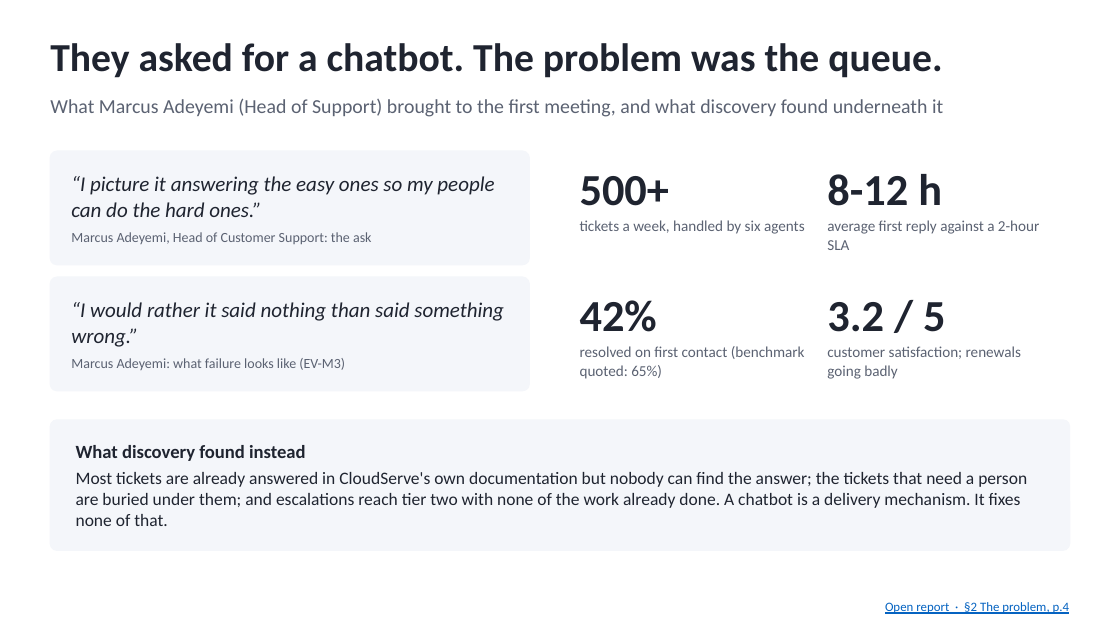
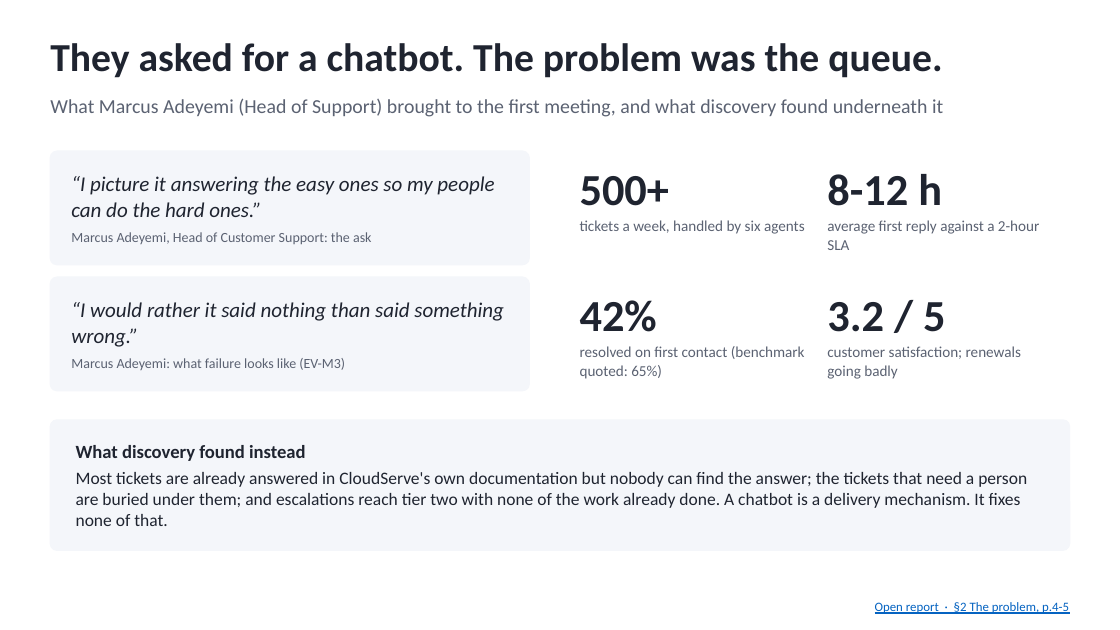
Before and after one commit to coolalok/fde-capstone, a slide deck: slide 2 of presentation/AlokKulkarni_Capstone_Presentation.pptx. Drawn at 1120x630 pixels with LibreOffice and Linux fonts; fonts in the diff are those of the drawing. Boxes give left, top, right and bottom in pixels: in the first picture for what was removed or moved away, otherwise in the second. Text is boxed around its words. In the diff, an @@ line names an element or a change of style, - is before the commit and + after.

```diff
--- a/presentation/AlokKulkarni_Capstone_Presentation.pptx
+++ b/presentation/AlokKulkarni_Capstone_Presentation.pptx
@@ text at <box>875,602,1069,614</box>: text changed @@
-Open report · §2 The problem, p.4
+Open report · §2 The problem, p.4-5
```
Also in this commit, not shown: 20 other slides changed, 2 slides added, 2 slides removed, 13 other files.
